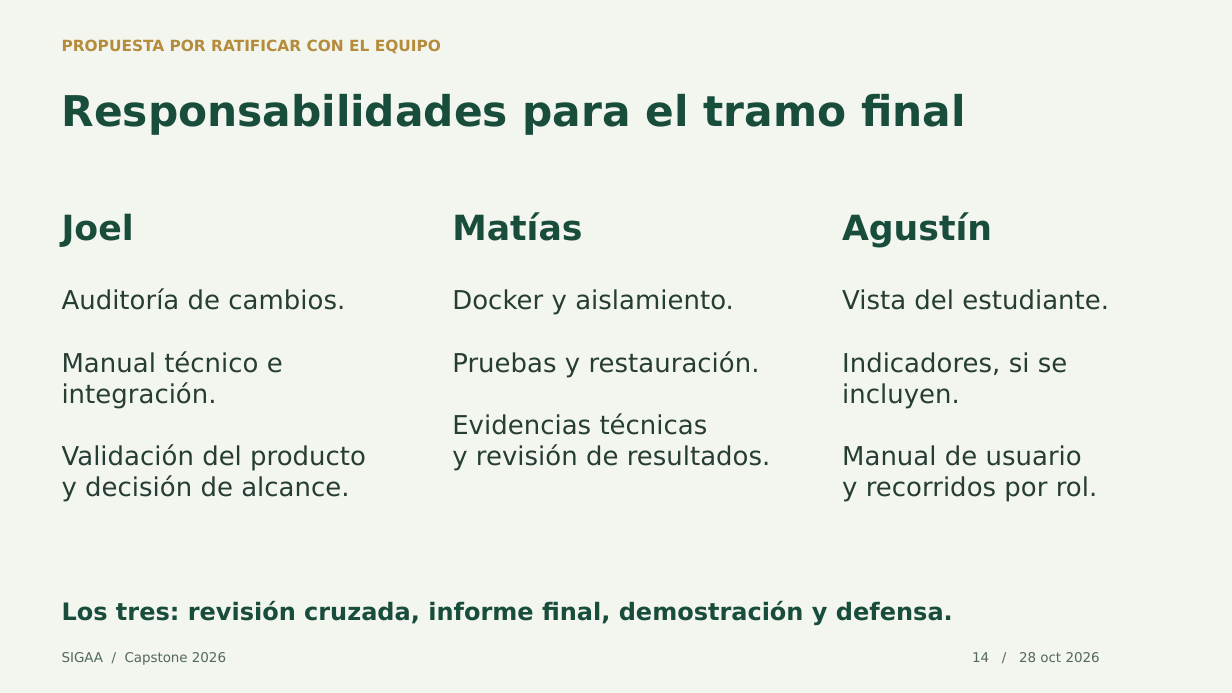
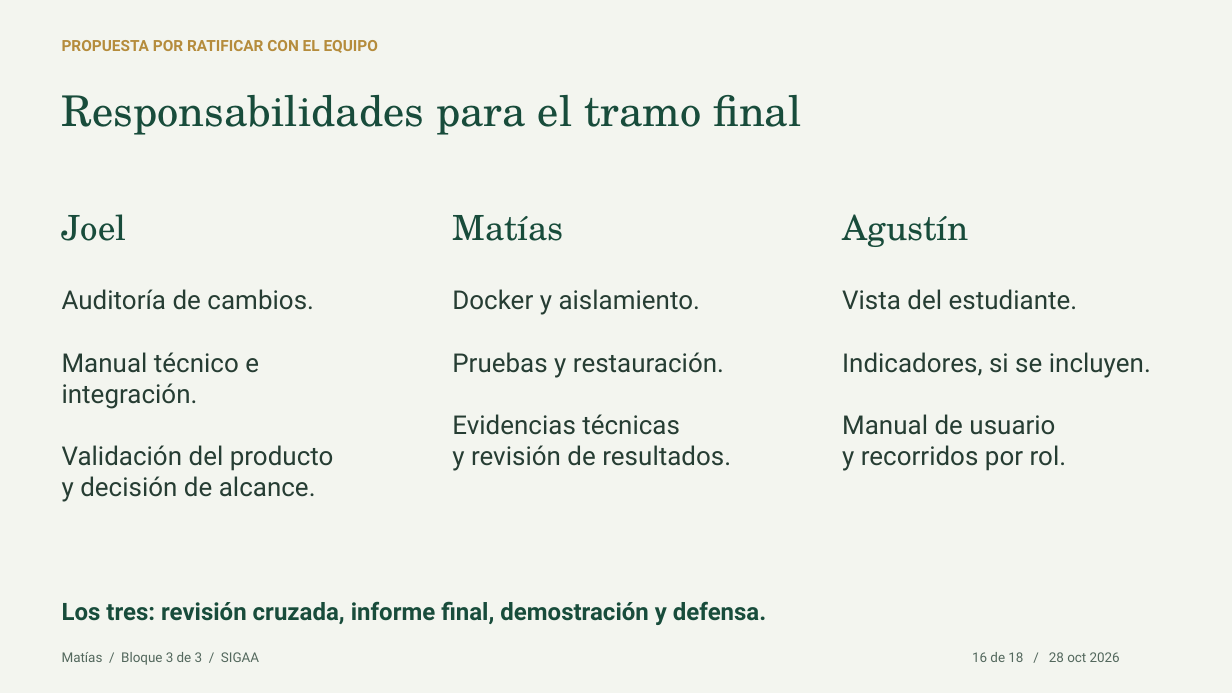
Before and after one commit to joellopez775/SIGAA-Capstone-2026, a slide deck: slide 16 of Fase 2/Evidencias Proyecto/SIGAA/output/presentaciones/Avance del proyecto SIGAA.pptx (slide 14 before the commit). Drawn at 1232x693 pixels with LibreOffice and Linux fonts; fonts in the diff are those of the drawing. Boxes give left, top, right and bottom in pixels: in the first picture for what was removed or moved away, otherwise in the second. Text is boxed around its words. In the diff, an @@ line names an element or a change of style, - is before the commit and + after.

Commit message:
docs: adaptar presentación y preparar guiones del equipo

```diff
--- a/Fase 2/Evidencias Proyecto/SIGAA/output/presentaciones/Avance del proyecto SIGAA.pptx
+++ b/Fase 2/Evidencias Proyecto/SIGAA/output/presentaciones/Avance del proyecto SIGAA.pptx
@@ font DejaVu Sans to TeX Gyre Schola, bold off in 4 elements at box(62, 95, 802, 135), box(62, 214, 127, 241), box(452, 215, 564, 241), box(842, 214, 969, 247) @@
@@ font DejaVu Sans to Roboto in 5 elements at box(62, 40, 378, 53), box(62, 289, 334, 502), box(452, 289, 731, 471), box(842, 289, 1151, 471), box(62, 601, 766, 625) @@
@@ text at box(62, 652, 259, 665): text changed; font DejaVu Sans to Roboto @@
-SIGAA / Capstone 2026
+Matías / Bloque 3 de 3 / SIGAA
@@ text at box(972, 652, 1120, 662): text changed; font DejaVu Sans to Roboto @@
-14 / 28 oct 2026
+16 de 18 / 28 oct 2026
```
Also in this commit, not shown: 15 other slides changed, 2 slides added, 11 other files.
